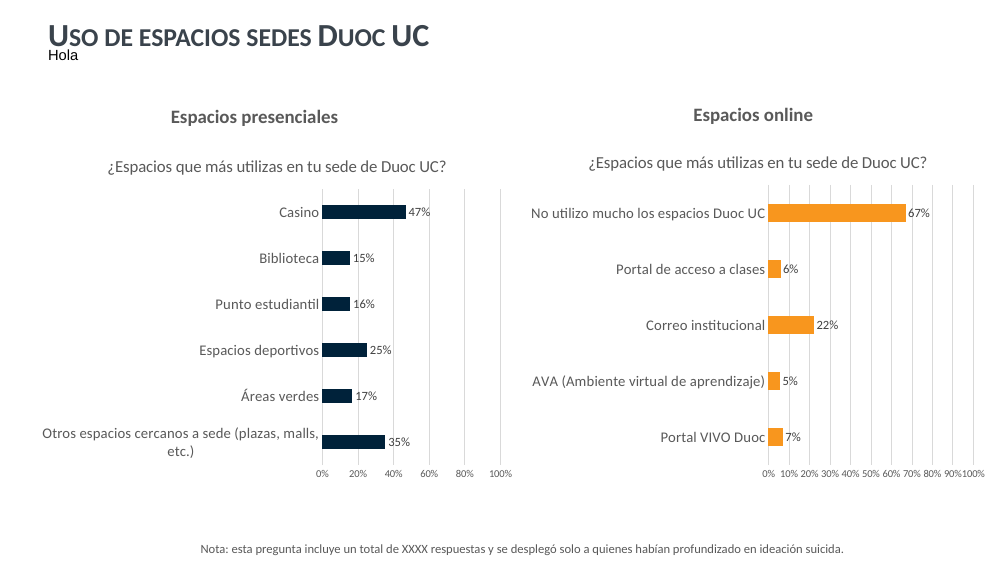
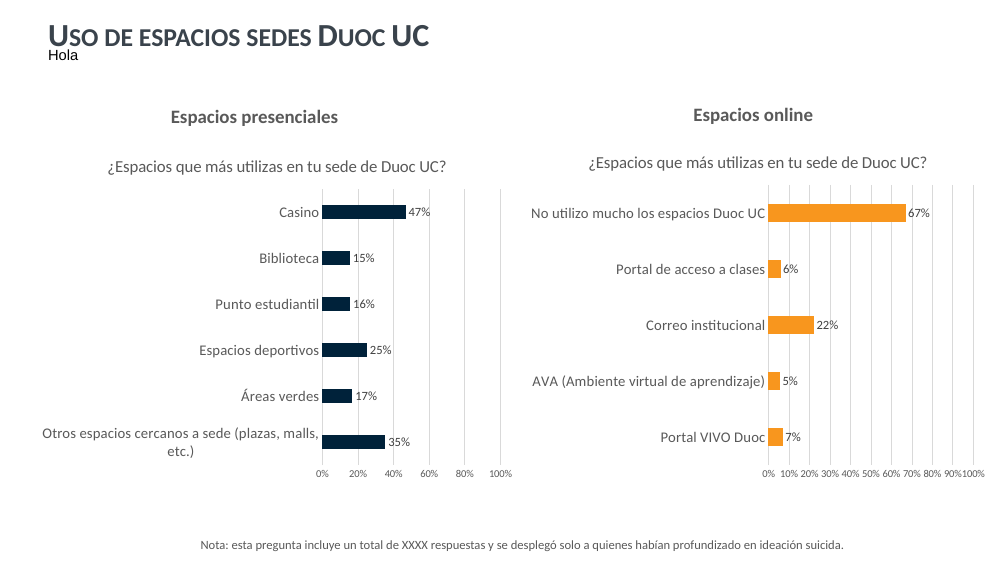
Before and after one commit to SebaValenzuela/RBDUOC2025, a slide deck: slide 66 of reports/templates/template-SEDE.pptx. Drawn at 1008x567 pixels with LibreOffice and Linux fonts; fonts in the diff are those of the drawing; background and template pictures are left out. Boxes give left, top, right and bottom in pixels: in the first picture for what was removed or moved away, otherwise in the second. Text is boxed around its words. In the diff, an @@ line names an element or a change of style, - is before the commit and + after.

Commit message:
fix details sedes

```diff
--- a/reports/templates/template-SEDE.pptx
+++ b/reports/templates/template-SEDE.pptx
@@ text "Nota: esta pregunta incluye un ...": place and size @@
-text "Nota: esta pregunta incluye un ..." at box(201, 544, 844, 555)
+text "Nota: esta pregunta incluye un ..." at box(201, 540, 844, 551)
```
Also in this commit, not shown: 4 other slides changed, 3 other files.
